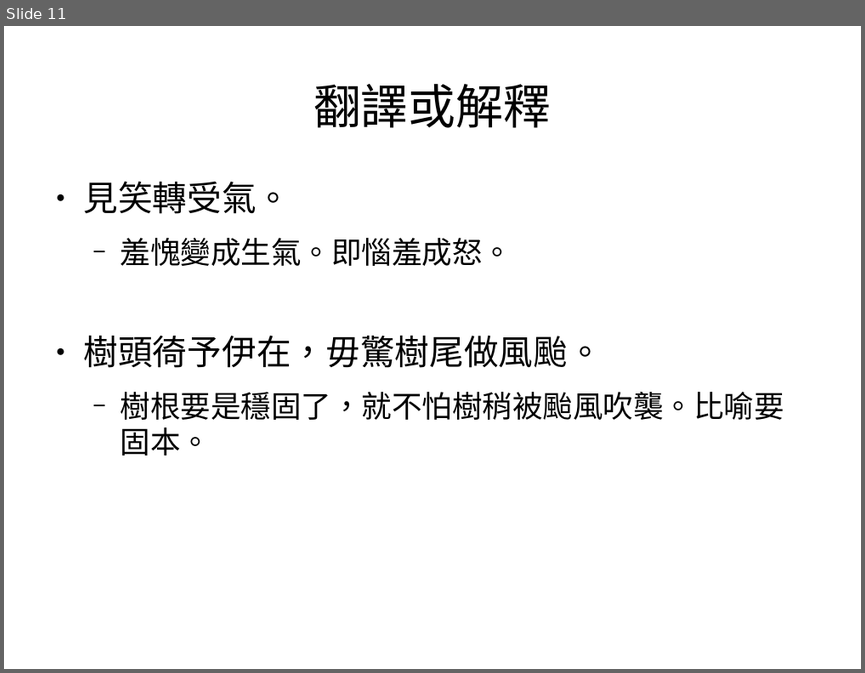
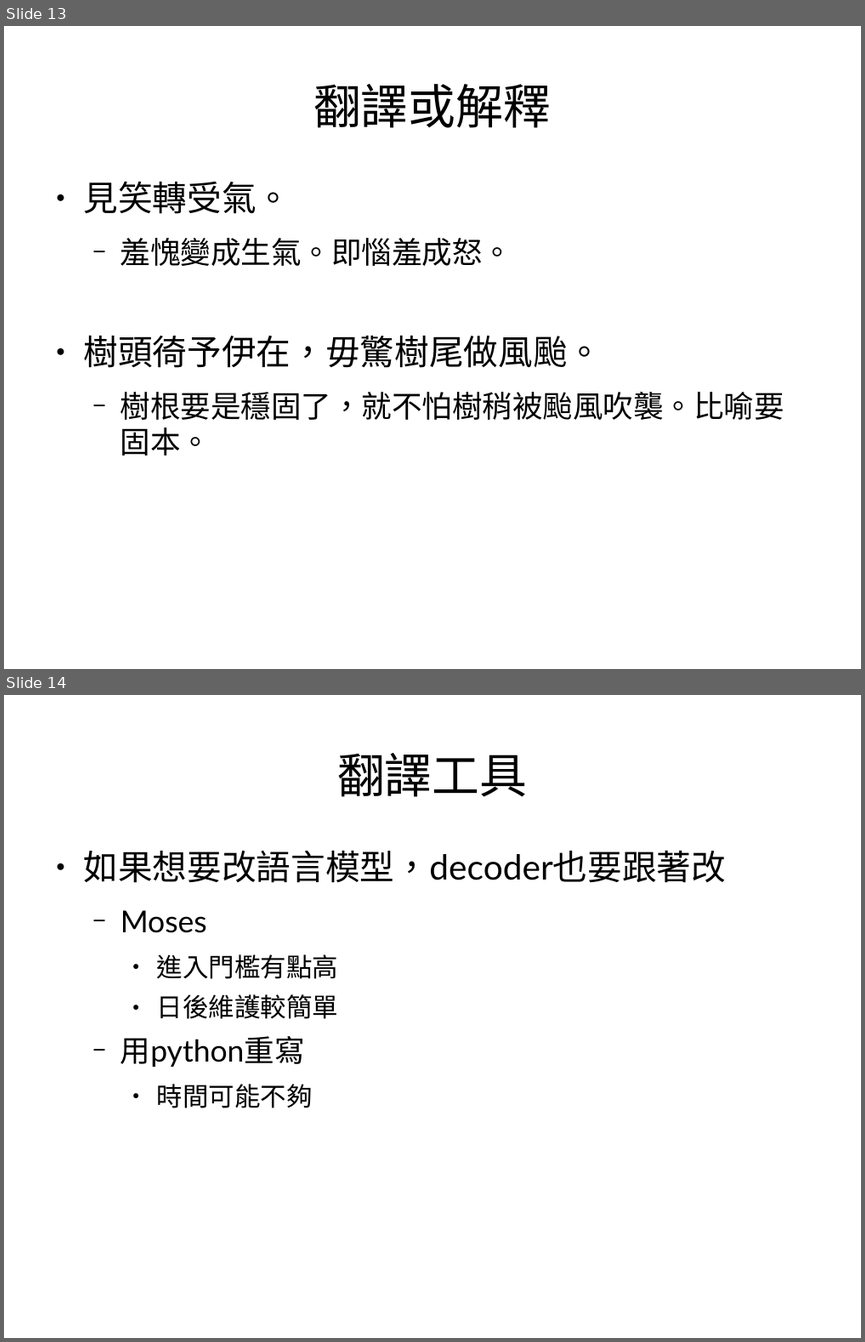
Before and after one commit to sih4sing5hong5/po3-ko3_tau5-iann2-phinn3, a slide deck: 翻譯報告.odp. Shown one above the other, each under a label of ours: slide 11 before the commit, slides 13 and 14 after it. The pictures are 865x673 and 865x1342 pixels, drawn with LibreOffice and Linux fonts; fonts in the diff are those of the drawing. Boxes give left, top, right and bottom in pixels: in the first picture for what was removed or moved away, otherwise in the second. Text is boxed around its words. In the diff, an @@ line names an element or a change of style, - is before the commit and + after.

```diff
--- a/翻譯報告.odp
+++ b/翻譯報告.odp
@@ slide 14 added at <box>4,695,861,1338</box>, background #FFFFFF @@
@@ title added at <box>337,753,527,797</box>, 44 pt, text #000000 @@
+翻譯工具
@@ text added at <box>84,850,726,1108</box>, 32 pt, text #000000 @@
+● 如果想要改語言模型，decoder也要跟著改
+  − Moses
+    ● 進入門檻有點高
+    ● 日後維護較簡單
+  − 用python重寫
+    ● 時間可能不夠
@@ what was slide 11 is now slide 13 @@
```
Also in this commit, not shown: 4 slides changed, 4 other slides added.
